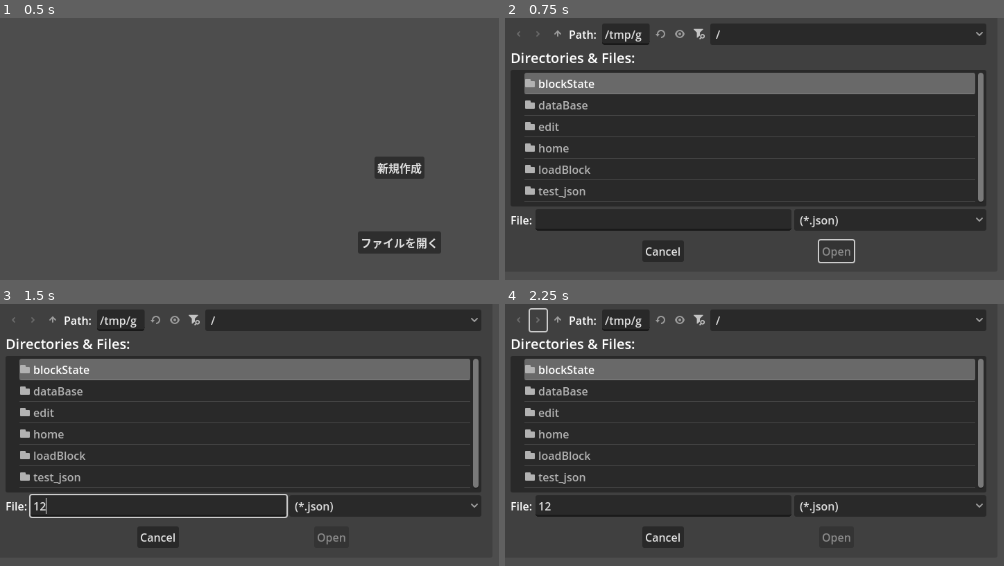
Above: before the commit, frames 1-4 (two rows, left to right).
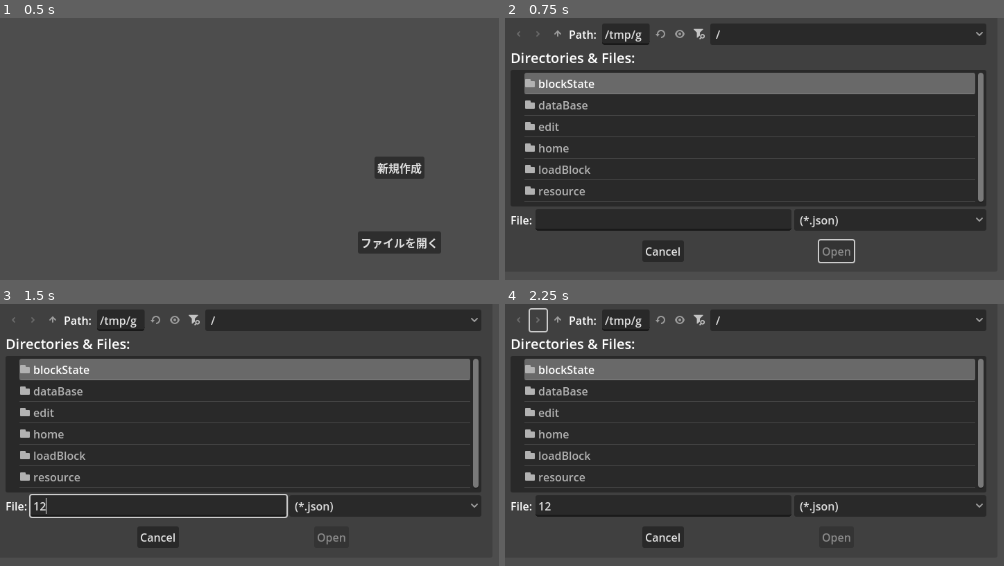
Above: after the commit, the same moments.

Repository: megane123321/blockStateEditer
Game: Godot game, scene res://home/home.tscn
The game is run twice, just before and just after one commit, with the same random seed, the same clock (stepped at 60 frames per second) and the same inputs.
Inputs (mouse positions are in pixels of both pictures, inside the frame that each line leads up to):
- Up to frame 1 (0.5 s): no input
- Up to frame 2 (0.75 s): click "ファイルを開く" at 0.5 s
- Up to frame 3 (1.5 s): click (159, 505) at 1.27 s; type "12" at 1.35 s
- Up to frame 4 (2.25 s): click (539, 319) at 2 s

Frame 1 is identical in both runs. In frame 2, 0.2% of the frame differs, in the area x 6-17%, y 64-69%; in frame 3, 0.2%; in frame 4, 0.2%.

Commit message:
move files

Diff:
--- a/home/open_file.gd
+++ b/home/open_file.gd
@@ -20,5 +20,5 @@
 	add_child(openFile)
 	openFile.visible=true
 
-func closeWindow(_dummy) -> void:
+func closeWindow(_dummy="") -> void:
 	remove_child(openFile)
Renamed: test_json/minecraft/blockstates/acacia_door.json -> resource/minecraft/blockstates/acacia_door.json
Renamed: test_json/minecraft/blockstates/bricks.json -> resource/minecraft/blockstates/bricks.json
Renamed: test_json/minecraft/blockstates/grass_block.json -> resource/minecraft/blockstates/grass_block.json
Renamed: test_json/minecraft/blockstates/oak_fence.json -> resource/minecraft/blockstates/oak_fence.json
Renamed: test_json/minecraft/models/block/acacia_door_bottom_left.json -> resource/minecraft/models/block/acacia_door_bottom_left.json
Renamed: test_json/minecraft/models/block/acacia_door_bottom_left_open.json -> resource/minecraft/models/block/acacia_door_bottom_left_open.json
Renamed: test_json/minecraft/models/block/acacia_door_bottom_right.json -> resource/minecraft/models/block/acacia_door_bottom_right.json
Renamed: test_json/minecraft/models/block/acacia_door_bottom_right_open.json -> resource/minecraft/models/block/acacia_door_bottom_right_open.json
Renamed: test_json/minecraft/models/block/acacia_door_top_left.json -> resource/minecraft/models/block/acacia_door_top_left.json
Renamed: test_json/minecraft/models/block/acacia_door_top_left_open.json -> resource/minecraft/models/block/acacia_door_top_left_open.json
Renamed: test_json/minecraft/models/block/acacia_door_top_right.json -> resource/minecraft/models/block/acacia_door_top_right.json
Renamed: test_json/minecraft/models/block/acacia_door_top_right_open.json -> resource/minecraft/models/block/acacia_door_top_right_open.json
(and 36 more such lines)
